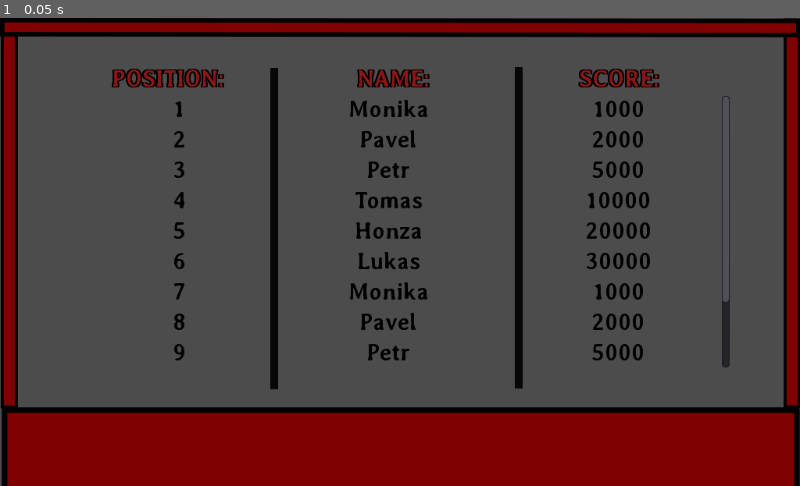
Above: before the commit, frame 1.
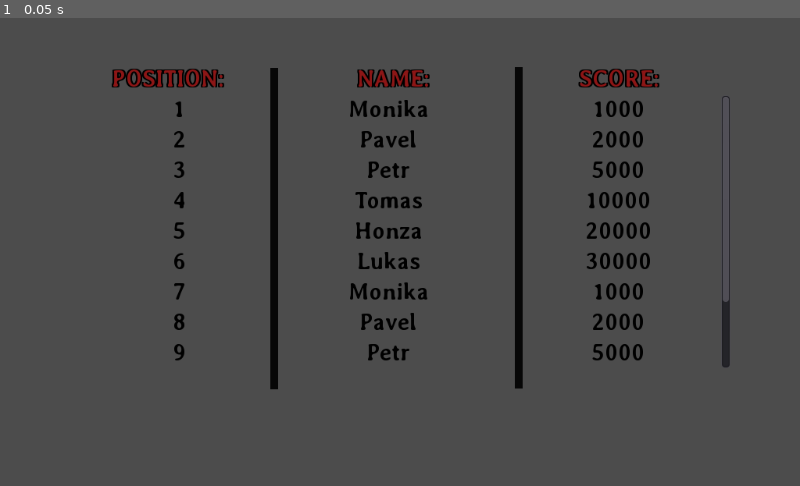
Above: after the commit, the same moment.

Repository: mjablecnik/Godot-Highscore
Game: Godot game, scene res://Highscore.tscn
Two runs of this game, one before a commit and one after it. Both use one fixed random seed, a clock stepped at 60 frames per second and the inputs below.
Inputs:
- Up to frame 1 (0.05 s): no input

The runs differ from the first frame. In frame 1, 24% of the frame differs, in the area x 0-100%, y 0-100%.

Commit message:
small changes

Diff:
--- a/Highscore.tscn
+++ b/Highscore.tscn
@@ -18,8 +18,9 @@
 size_flags_vertical = 1
 script = ExtResource( 1 )
 
-[node name="TextureRect" type="TextureRect" parent="." index="0"]
-
+[node name="Background" type="TextureRect" parent="." index="0"]
+
+visible = false
 anchor_left = 0.0
 anchor_top = 0.0
 anchor_right = 0.0
@@ -139,7 +140,6 @@
 scroll_horizontal = 0
 scroll_vertical_enabled = true
 scroll_vertical = 0
-scroll_deadzone = 0
 _sections_unfolded = [ "Rect", "Scroll", "Size Flags" ]
 
 [node name="HBoxContainer" type="HBoxContainer" parent="VBoxContainer/HighscoreScroll" index="0"]
Not shown, changed: icon.png.import
Not shown, changed: main_scene.png.import
